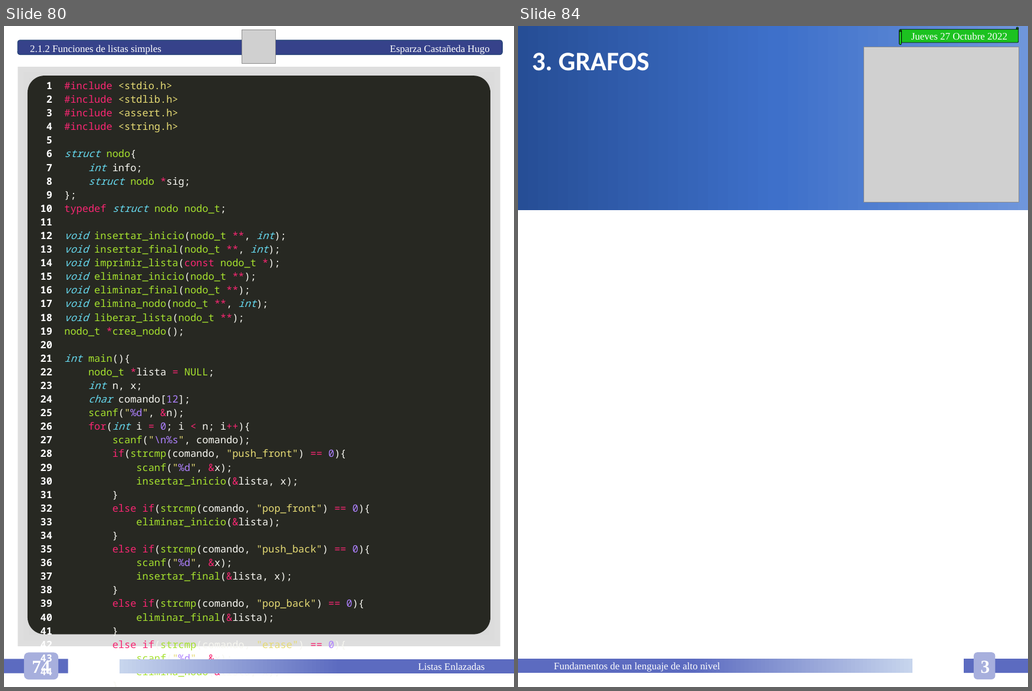
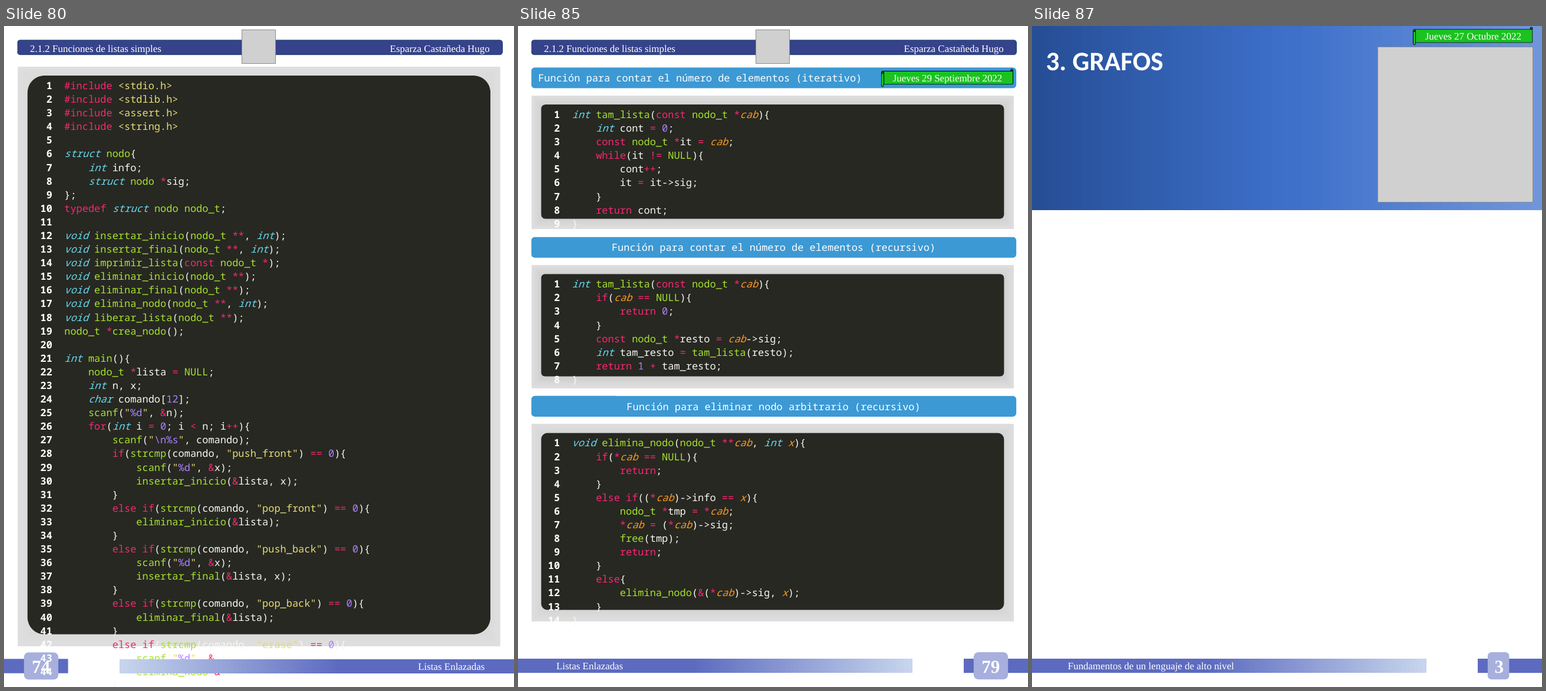
Before and after one commit to HugoEsparzaC/Libreta-Estructuras-II, a slide deck: Libreta Estructuras de Datos II.pptx. Shown side by side, each under a label of ours: slides 80 and 84 before the commit, slides 80, 85 and 87 after it; the slides between them are not shown. The pictures are 1032x691 and 1546x691 pixels, drawn with LibreOffice and Linux fonts; fonts in the diff are those of the drawing; grey boxes stand for pictures. Boxes give left, top, right and bottom in pixels: in the first picture for what was removed or moved away, otherwise in the second. Text is boxed around its words. In the diff, an @@ line names an element or a change of style, - is before the commit and + after.

```diff
--- a/Libreta Estructuras de Datos II.pptx
+++ b/Libreta Estructuras de Datos II.pptx
@@ slide 85 added at bbox=[518, 26, 1028, 687], background #FFFFFF @@
@@ rounded rectangle added at bbox=[532, 40, 1017, 55], fill #36428A, outline #28457A 1 pt, 12 pt, text #FFFFFF @@
+2.1.2 Funciones de listas simples Esparza Castañeda Hugo
@@ picture added at bbox=[756, 30, 790, 63] @@
@@ rounded rectangle added at bbox=[531, 67, 1017, 88], fill #3C99D4, 12 pt, text #FFFFFF @@
+Función para contar el número de elementos (iterativo)
@@ horizontal scroll added at bbox=[882, 69, 1014, 87], fill #1CC220, outline #000000 0.5 pt, 12 pt, text #FFFFFF @@
+Jueves 29 Septiembre 2022
@@ rectangle added at bbox=[531, 96, 1014, 229], fill gradient #7B7B7B to #BCBCBC to #DEDEDE to #FFFFFF @@
@@ rounded rectangle added at bbox=[542, 104, 1004, 219], fill #272822 @@
@@ table added at bbox=[542, 104, 1004, 221], 1 rows, 2 columns @@
+1 / 2 / 3 / 4 / 5 / 6 / 7 / 8 / 9 | int tam_lista(const nodo_t *cab){ / int cont = 0; / const nodo_t *it = cab; / while(it != NULL){ / cont++; / it = it->sig; / } / return cont; / }
@@ rounded rectangle added at bbox=[531, 237, 1017, 257], fill #3C99D4, 12 pt, text #FFFFFF @@
+Función para contar el número de elementos (recursivo)
@@ rectangle added at bbox=[531, 265, 1014, 388], fill gradient #7B7B7B to #BCBCBC to #DEDEDE to #FFFFFF @@
@@ rounded rectangle added at bbox=[542, 274, 1004, 376], fill #272822 @@
@@ table added at bbox=[542, 274, 1004, 379], 1 rows, 2 columns @@
+1 / 2 / 3 / 4 / 5 / 6 / 7 / 8 | int tam_lista(const nodo_t *cab){ / if(cab == NULL){ / return 0; / } / const nodo_t *resto = cab->sig; / int tam_resto = tam_lista(resto); / return 1 + tam_resto; / }
@@ rounded rectangle added at bbox=[531, 396, 1017, 416], fill #3C99D4, 12 pt, text #FFFFFF @@
+Función para eliminar nodo arbitrario (recursivo)
@@ rectangle added at bbox=[531, 424, 1014, 620], fill gradient #7B7B7B to #BCBCBC to #DEDEDE to #FFFFFF @@
@@ rounded rectangle added at bbox=[542, 433, 1004, 609], fill #272822 @@
@@ table added at bbox=[542, 433, 1004, 629], 1 rows, 2 columns @@
+1 / 2 / 3 / 4 / 5 / 6 / 7 / 8 / 9 / 10 / 11 / 12 / 13 / 14 | void elimina_nodo(nodo_t **cab, int x){ / if(*cab == NULL){ / return; / } / else if((*cab)->info == x){ / nodo_t *tmp = *cab; / *cab = (*cab)->sig; / free(tmp); / return; / } / else{ / elimina_nodo(&(*cab)->sig, x); / } / }
@@ rectangle added at bbox=[518, 658, 913, 673], fill gradient #5C6BC0 to #C7D5ED, 12 pt, text #FFFFFF @@
+Listas Enlazadas
@@ rectangle added at bbox=[964, 658, 1028, 673], fill #5C6BC0 @@
@@ rounded rectangle added at bbox=[973, 651, 1008, 679], fill #A7AFDD, 22 pt, text #FFFFFF, bold @@
+79
@@ what was slide 84 is now slide 87 @@
```
Also in this commit, not shown: 5 slides changed, 2 other slides added, 1 other file.
